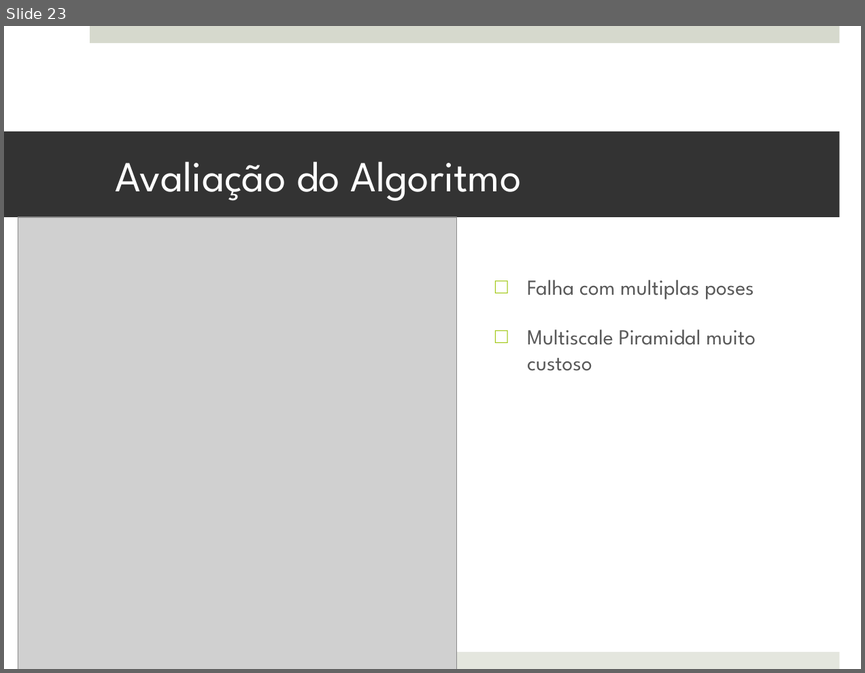
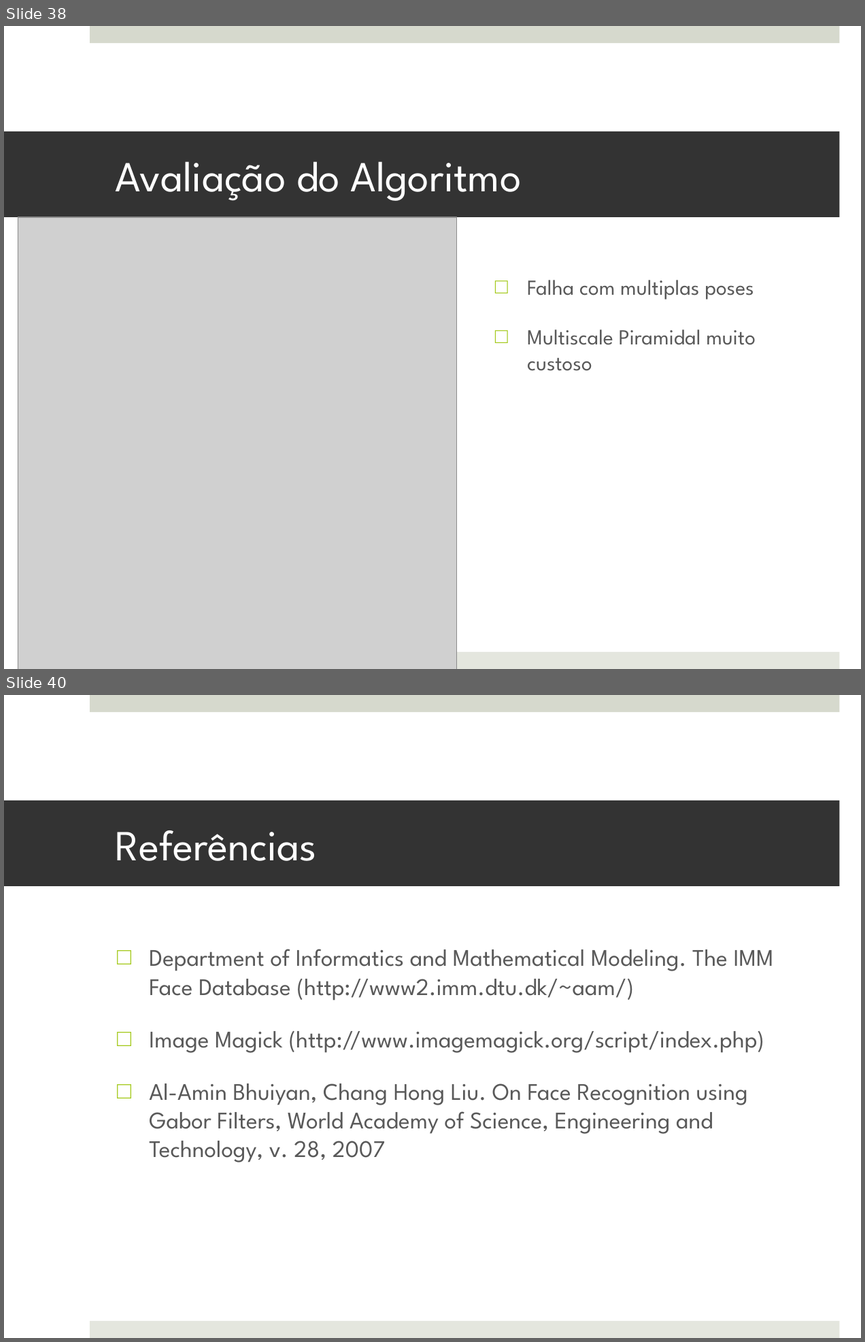
Before and after one commit to MarioBajr/Redes-Neurais, a slide deck: projeto PI.pptx. Shown one above the other, each under a label of ours: slide 23 before the commit, slides 38 and 40 after it; the slides between them are not shown. The pictures are 865x673 and 865x1342 pixels, drawn with LibreOffice and Linux fonts; fonts in the diff are those of the drawing; grey boxes stand for pictures. Boxes give left, top, right and bottom in pixels: in the first picture for what was removed or moved away, otherwise in the second. Text is boxed around its words. In the diff, an @@ line names an element or a change of style, - is before the commit and + after.

Commit message:
[Presentation] improving gabor and lvq slides

```diff
--- a/projeto PI.pptx
+++ b/projeto PI.pptx
@@ slide 40 added at [4,695,861,1338], background #FFFFFF; not listed: 2 template elements that a slide beside it also shows @@
@@ title added at [4,800,839,886], fill #333333, 36 pt, text #FFFFFF @@
+Referências
@@ text added at [149,949,774,1162], 20 pt, text #595959 @@
+□ Department of Informatics and Mathematical Modeling. The IMM Face Database (http://www2.imm.dtu.dk/~aam/)
+□ Image Magick (http://www.imagemagick.org/script/index.php)
+□ Al-Amin Bhuiyan, Chang Hong Liu. On Face Recognition using Gabor Filters, World Academy of Science, Engineering and Technology, v. 28, 2007
@@ what was slide 23 is now slide 38 @@
```
Also in this commit, not shown: 7 slides changed, 19 other slides added, 4 slides removed.
